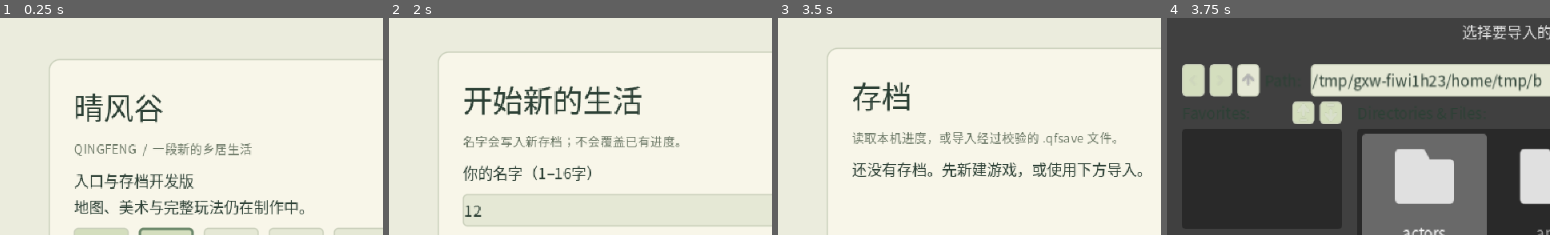
Above: before the commit, frames 1-4 (left to right).
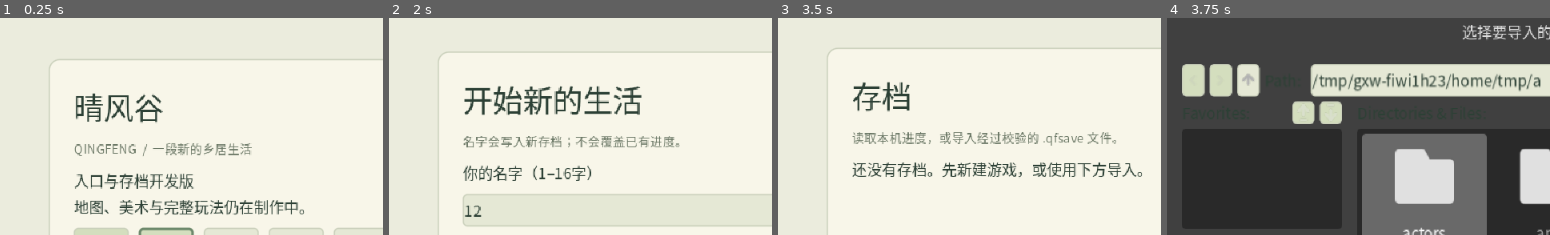
Above: after the commit, the same moments.

Repository: natefox2017/qingfeng
Game: Godot game, scene res://app/main.tscn
Same seed, same stepped clock (60 frames per second), same inputs: the game is played once before the commit and once after it.
Inputs (mouse positions are % of the whole screen's width and height, from its top left):
- Up to frame 1 (0.25 s): no input
- Up to frame 2 (2 s): click (23, 56) at 0.52 s; click (48, 46) at 1.27 s; type "12" at 1.35 s; click (48, 64) at 1.5 s; type "12" at 1.58 s
- Up to frame 3 (3.5 s): click (15, 75) at 2.02 s; click (32, 56) at 2.77 s
- Up to frame 4 (3.75 s): click (15, 76) at 3.52 s
The pictures show only the part of the screen within x 2-51%, y 2-52%; the shares and areas given below are measured in that part.

Frames 1-3 are identical in both runs. In frame 4, less than 0.1% of the frame differs, in the area x 95-98%, y 25-32%.
Error in both runs: Cannot call method 'get_children' on a null value. (res://world/village_first_screen.gd:53)

Commit message:
Register maker work and rain anchors in workshop

Diff:
--- a/game/world/workshop_interior.gd
+++ b/game/world/workshop_interior.gd
@@ -24,11 +24,19 @@
 	var node := $Anchors.get_node_or_null(NodePath(anchor_name))
 	return node.position if node is Marker2D else Vector2.INF
 
+func get_resident_anchor_definitions() -> Array:
+	var definitions: Array = []
+	for child: Node in $ResidentAnchors.get_children():
+		if child is Marker2D and child.has_meta("anchor_id"):
+			definitions.append({"anchor_id":String(child.get_meta("anchor_id")),"space_id":SPACE_ID})
+	definitions.sort_custom(func(a:Dictionary,b:Dictionary): return a.anchor_id < b.anchor_id)
+	return definitions
+
 func layout_contract_valid() -> bool:
 	for anchor_name: String in ["DoorArrival","DoorInteract","WorkbenchInteract","ServiceAnchor"]:
 		if get_anchor_position(anchor_name) == Vector2.INF:
 			return false
-	return true
+	return get_resident_anchor_definitions().size() == $ResidentAnchors.get_child_count() and not $ResidentAnchors.get_children().is_empty()
 
 func resolve_interaction_target() -> Dictionary:
 	if _marker_reachable($Anchors/DoorInteract):
